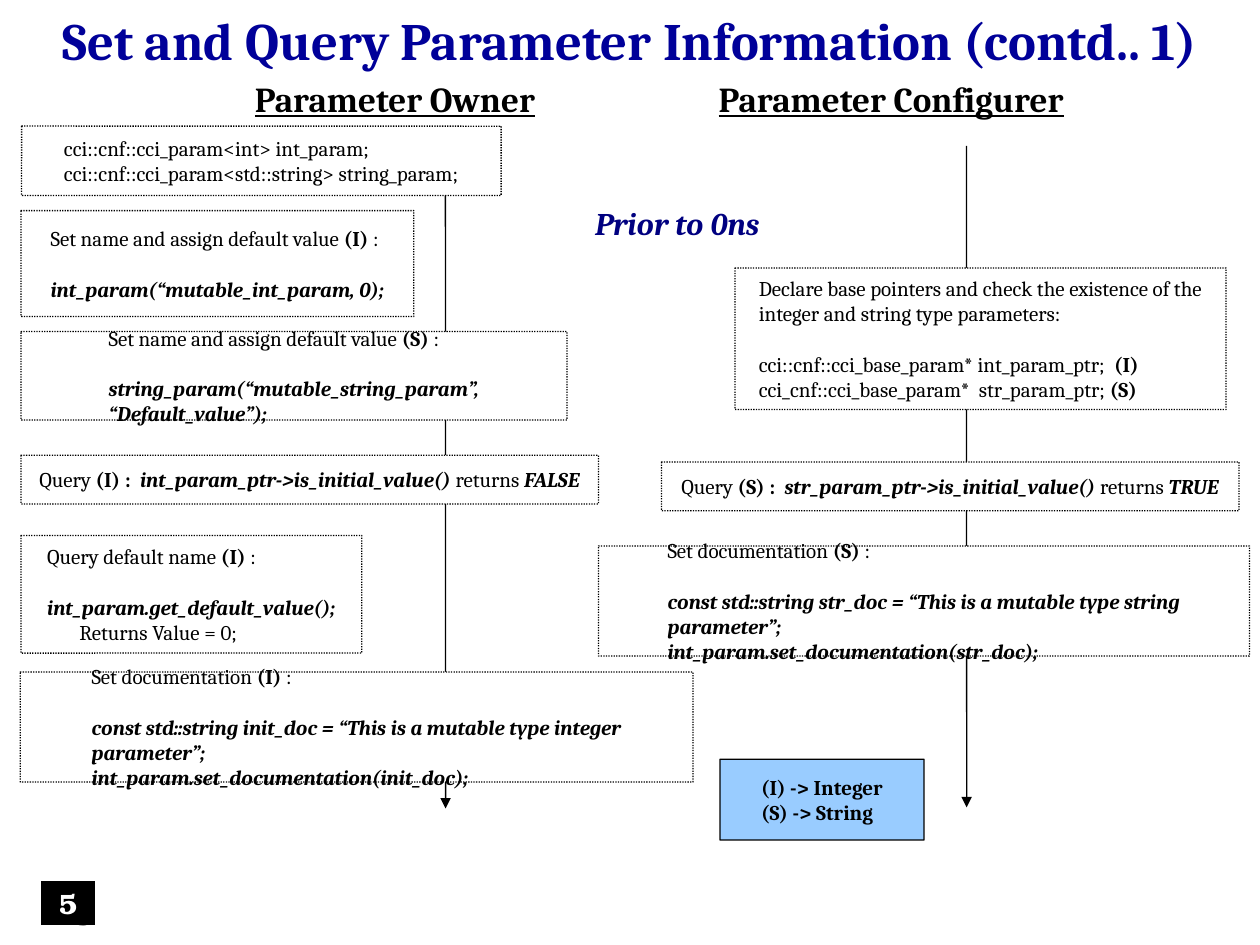
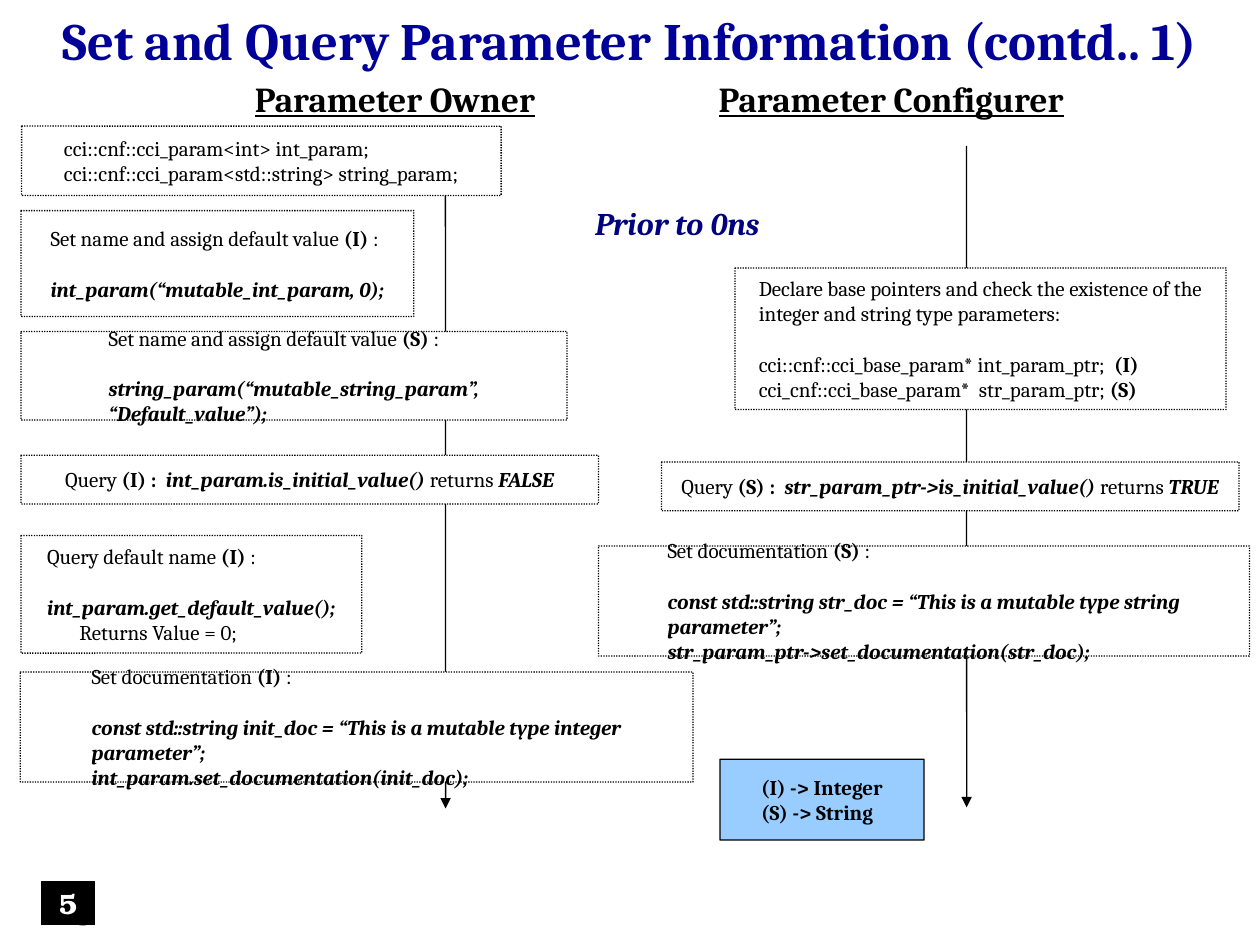
Before and after one commit to accellera-official/cci, a slide deck: slide 5 of examples/ex7_Parameter_Information/docs/ex7_Parameter_Information.ppt. Drawn at 1260x945 pixels with LibreOffice and Linux fonts; fonts in the diff are those of the drawing; background and template pictures are left out. Boxes give left, top, right and bottom in pixels: in the first picture for what was removed or moved away, otherwise in the second. Text is boxed around its words. In the diff, an @@ line names an element or a change of style, - is before the commit and + after.

Commit message:
Modifications to example code & presentations
1.  Code Modification to ex#12 : Renamed class 'param_value_sync' to 'param_value_sync_with_cf'
2.  Presentation Updates :
     - to example#7
     - to example#12
     - to example#14
     - to example#16

PS : The modifications to the presentations have been done w.r.t. to textual/typographical mistakes only.
     No modification has been done w.r.t. to the flow of the examples

```diff
--- a/examples/ex7_Parameter_Information/docs/ex7_Parameter_Information.ppt
+++ b/examples/ex7_Parameter_Information/docs/ex7_Parameter_Information.ppt
@@ text in rounded rectangle at <box>65,472,554,492</box>: text changed @@
-Query (I) : int_param_ptr->is_initial_value() returns FALSE
+Query (I) : int_param.is_initial_value() returns FALSE
@@ text in rounded rectangle at <box>668,644,1090,665</box>: text changed @@
-int_param.set_documentation(str_doc);
+str_param_ptr->set_documentation(str_doc);
```
Also in this commit, not shown: 2 other slides changed, 4 other files.
